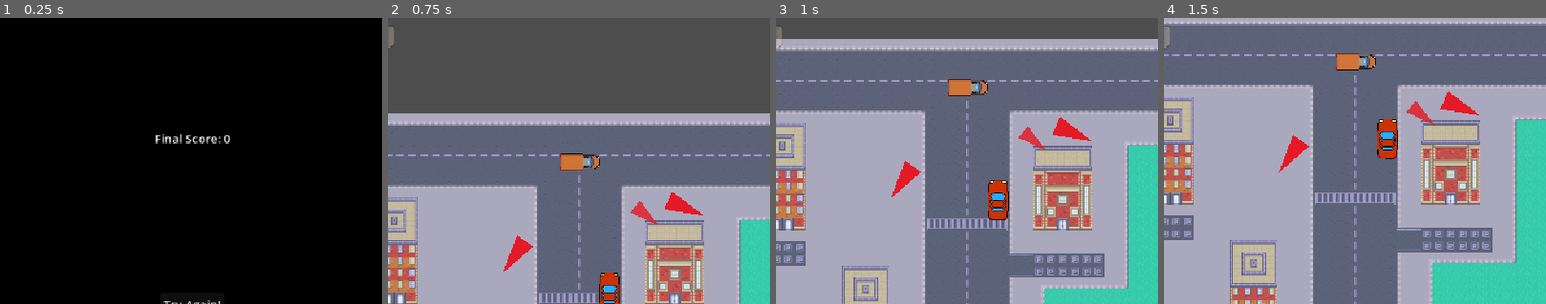
Above: before the commit, frames 1-4 (left to right).
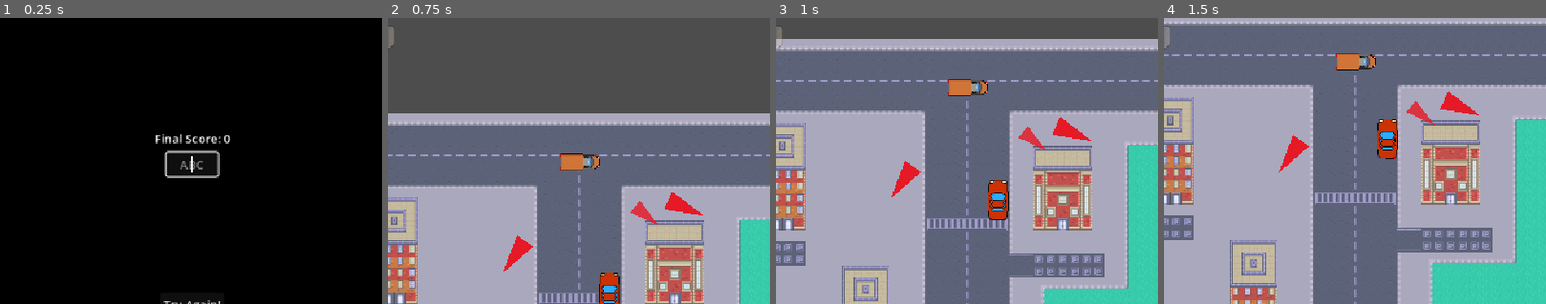
Above: after the commit, the same moments.

Repository: BastianTnd/grand-brew-delivery
Game: Godot game, scene res://Game/GameOverScreen/GameOverScreen.tscn
Same seed, same stepped clock (60 frames per second), same inputs: the game is played once before the commit and once after it. This scene is started directly instead of the project's main scene. Sound files missing from this copy of the repository are replaced by a short silence.
Inputs:
- Up to frame 1 (0.25 s): no input
- Up to frame 2 (0.75 s): click "Try Again!" at 0.5 s
- Up to frame 3 (1 s): no input
- Up to frame 4 (1.5 s): hold Right (ui_right) from 1.28 s (still down)
The pictures show only the part of the screen within x 25-75%, y 0-50%; the shares and areas given below are measured in that part.

The runs differ from the first frame. In frame 1, 0.5% of the frame differs, in the area x 43-58%, y 46-56%; in frame 2, nothing differs; in frame 3, nothing differs; in frame 4, nothing differs.

Commit message:
feature(score_manager, GameOverScreen):
- added LineEdit to Name ur Score with 3 Letter or Numbers

Diff:
--- a/godot_project/Game/GameOverScreen/GameOverScreen.tscn
+++ b/godot_project/Game/GameOverScreen/GameOverScreen.tscn
@@ -23,6 +23,13 @@
 offset_bottom = 190.0
 grow_horizontal = 2
 text = "Your Score: 0"
+
+[node name="NameInput" type="LineEdit" parent="." unique_id=743288760]
+offset_left = 478.0
+offset_top = 181.0
+offset_right = 546.5
+offset_bottom = 212.0
+max_length = 3
 
 [node name="RestartButton" type="Button" parent="." unique_id=592620627]
 anchors_preset = 8
--- a/godot_project/Game/GameOverScreen/game_over_screen.gd
+++ b/godot_project/Game/GameOverScreen/game_over_screen.gd
@@ -1,17 +1,41 @@
 extends CanvasLayer
 
 @onready var result_label = find_child("ResultLabel")
+@onready var name_input = find_child("NameInput")
 
 func _ready():
+	# Show final score on screen
 	if result_label:
 		result_label.text = "Final Score: " + str(int(round(ScoreManager.total_points)))
 
+	# Configure the input field if it exists
+	if name_input:
+		name_input.max_length = 3
+		name_input.placeholder_text = "ABC"
+		name_input.alignment = HorizontalAlignment.HORIZONTAL_ALIGNMENT_CENTER
+		# Focus the field so player can type immediately
+		name_input.grab_focus()
+	else:
+		print("WARNING: NameInput node not found! Check your Scene Tree.")
+
+	# Make mouse visible for UI interaction
 	Input.set_mouse_mode(Input.MOUSE_MODE_VISIBLE)
 
+func _save_and_finalize():
+	var player_name = "???"
+	if name_input:
+		var text = name_input.text.strip_edges()
+		if text != "":
+			player_name = text
+
+	ScoreManager.save_new_score(int(round(ScoreManager.total_points)), player_name)
+
 func _on_restart_button_pressed():
+	_save_and_finalize()
 	ScoreManager.start_game()
 	get_tree().change_scene_to_file("res://Game/game.tscn")
 
 func _on_main_menu_button_pressed():
+	_save_and_finalize()
 	ScoreManager.reset_game()
 	get_tree().change_scene_to_file("res://Game/MainMenu/main_menu.tscn")
--- a/godot_project/score_manager.gd
+++ b/godot_project/score_manager.gd
@@ -52,7 +52,7 @@
 
 func _trigger_end():
 	is_game_active = false
-	save_new_score(int(round(total_points)))
+	# Just switch scene, saving happens in GameOverScreen via user interaction
 	get_tree().change_scene_to_file("res://Game/GameOverScreen/GameOverScreen.tscn")
 
 func reset_game():
@@ -64,22 +64,31 @@
 	time_left = game_time
 	is_game_active = false
 
+func save_new_score(score_value: int, player_name: String):
+	# Sanitize name: uppercase, trimmed, max 3 chars
+	var initials = player_name.to_upper().strip_edges().left(3)
+	if initials == "": initials = "???"
 
-func save_new_score(score_value: int):
-	var new_entry = {"score": score_value, "date": Time.get_date_string_from_system()}
+	var new_entry = {
+		"name": initials,
+		"score": score_value,
+		"date": Time.get_date_string_from_system()
+	}
+
 	highscores.append(new_entry)
-
+	# Sort: highest score first
 	highscores.sort_custom(func(a, b): return a["score"] > b["score"])
 
-	if highscores.size() > 5:
-		highscores.resize(5)
+	# Limit list size to 10
+	if highscores.size() > 10:
+		highscores.resize(10)
 
 	var file = FileAccess.open(highscore_file_path, FileAccess.WRITE)
 	if file:
 		var json_string = JSON.stringify(highscores)
 		file.store_string(json_string)
 		file.close()
-		print("Score lokal gespeichert!")
+		print("Successfully saved score for: ", initials)
 
 func load_highscores():
 	if not FileAccess.file_exists(highscore_file_path):
@@ -95,6 +104,4 @@
 		var error = json.parse(json_string)
 		if error == OK:
 			highscores = json.data
-			print("Highscores geladen: ", highscores)
-		else:
-			print("JSON Fehler beim Laden")
+			print("Highscores loaded successfully")
